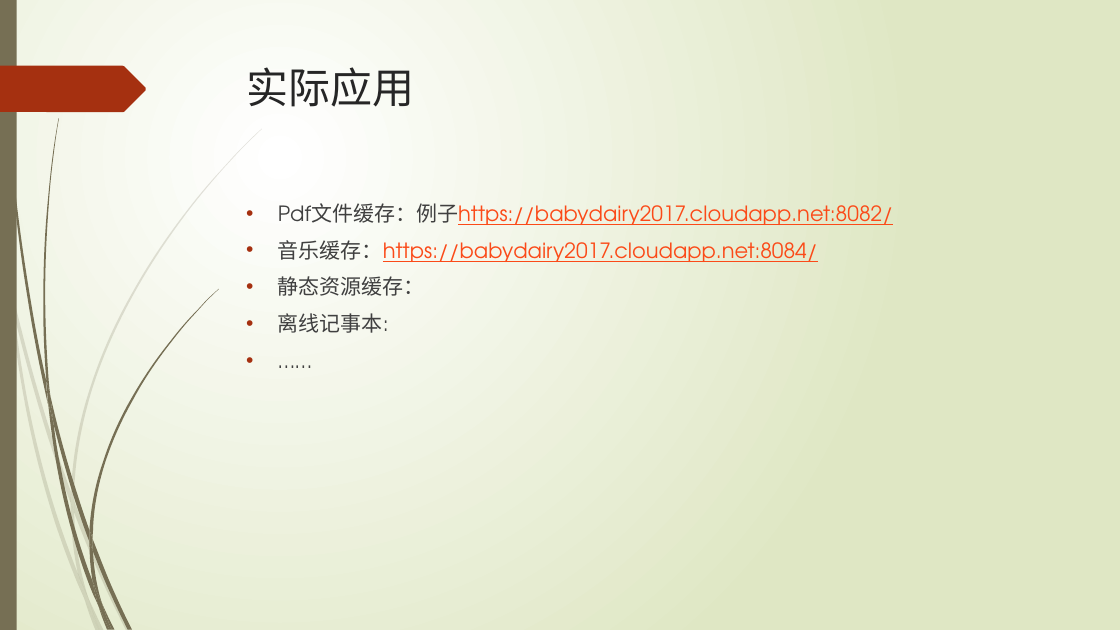
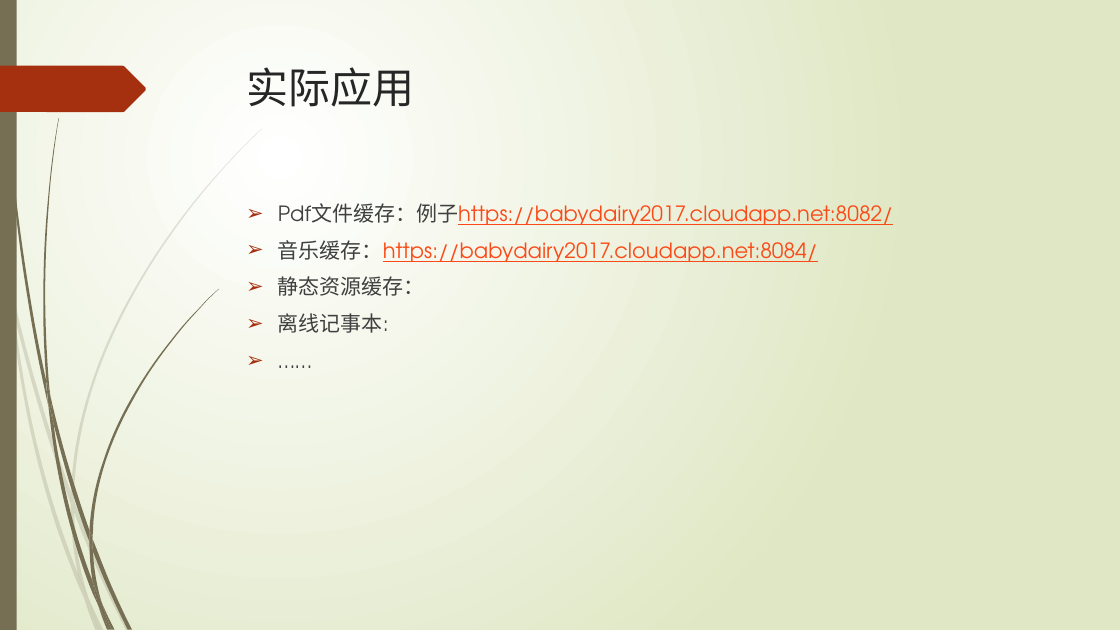
Before and after one commit to xiangwenhu/FileSystem, a slide deck: slide 16 of docs/浏览器大型文件存储.pptx. Drawn at 1120x630 pixels with LibreOffice and Linux fonts; fonts in the diff are those of the drawing. Boxes give left, top, right and bottom in pixels: in the first picture for what was removed or moved away, otherwise in the second. Text is boxed around its words. In the diff, an @@ line names an element or a change of style, - is before the commit and + after.

```diff
--- a/docs/浏览器大型文件存储.pptx
+++ b/docs/浏览器大型文件存储.pptx
@@ text "Pdf文件缓存：例子https://babydairy2017.cloudapp.net:8082/" at <box>278,203,893,333</box>: bullet • to ➢ @@
```
Also in this commit, not shown: 13 other slides changed.
